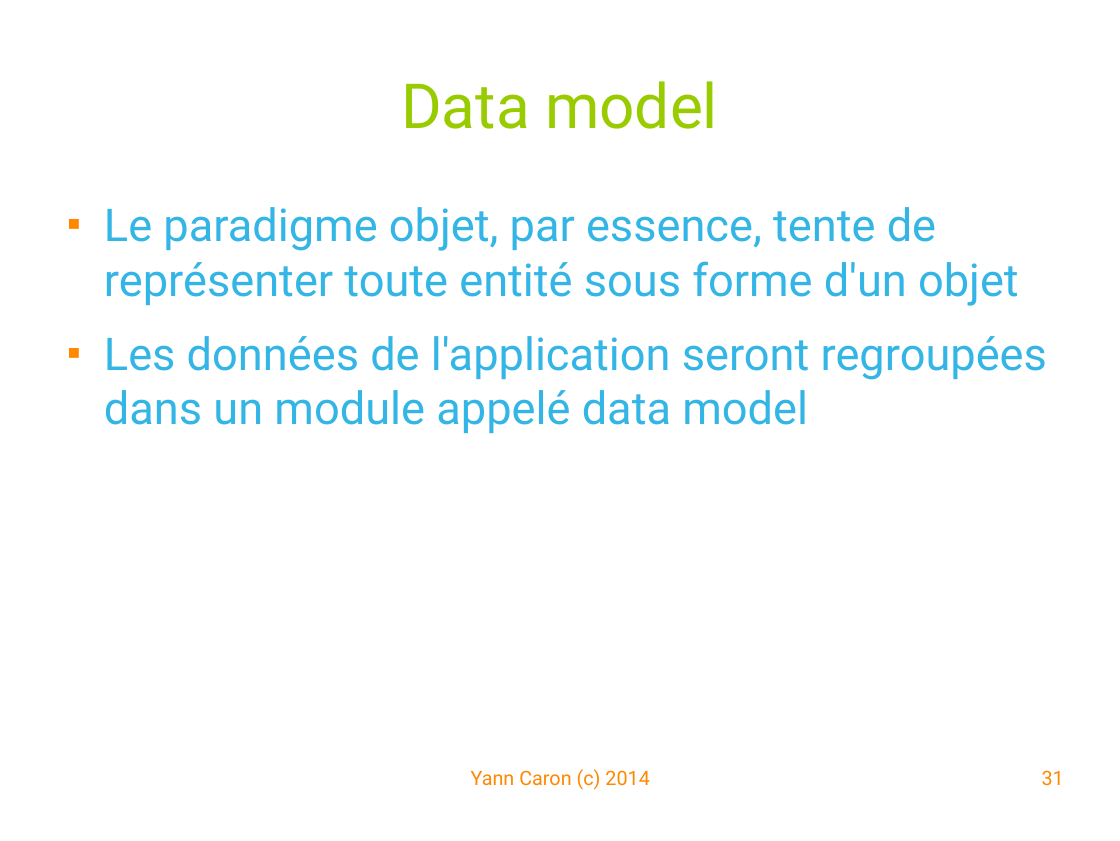
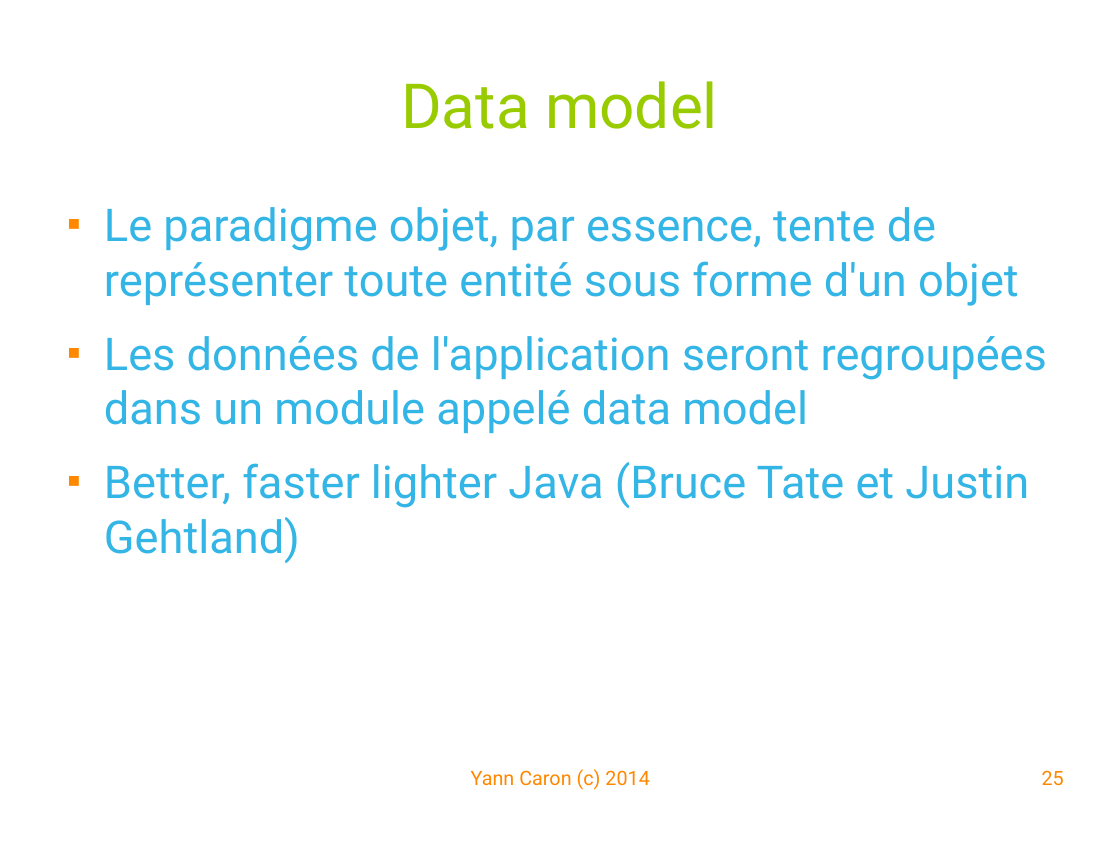
Before and after one commit to YannCaron/Android-ENSG, a slide deck: slide 25 of 09 - WebServices.odp (slide 31 before the commit). Drawn at 1120x841 pixels with LibreOffice and Linux fonts; fonts in the diff are those of the drawing; background and template pictures are left out. Boxes give left, top, right and bottom in pixels: in the first picture for what was removed or moved away, otherwise in the second. Text is boxed around its words. In the diff, an @@ line names an element or a change of style, - is before the commit and + after.

```diff
--- a/09 - WebServices.odp
+++ b/09 - WebServices.odp
@@ text at (104, 462, 1029, 563): paragraph added @@
+■ Better, faster lighter Java (Bruce Tate et Justin Gehtland)
@@ page number at (1042, 770, 1064, 786): text changed @@
-31
+25
```
Also in this commit, not shown: 15 other slides changed, 1 slide added, 1 slide removed, 1 other file.
